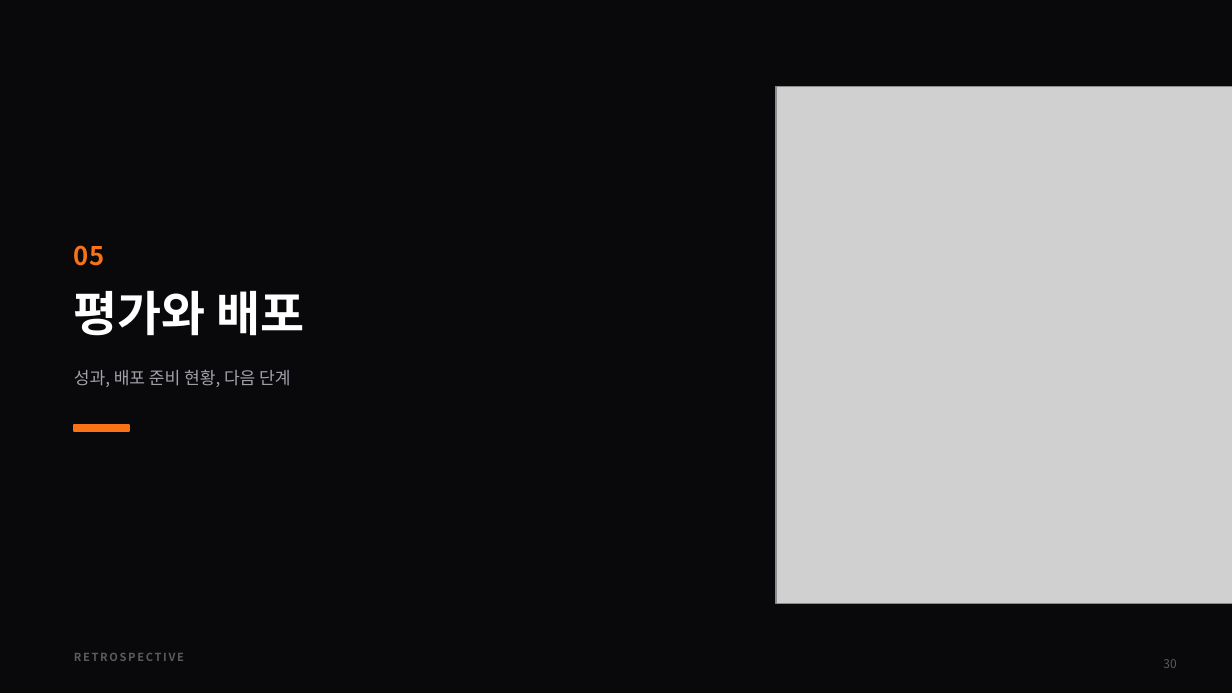
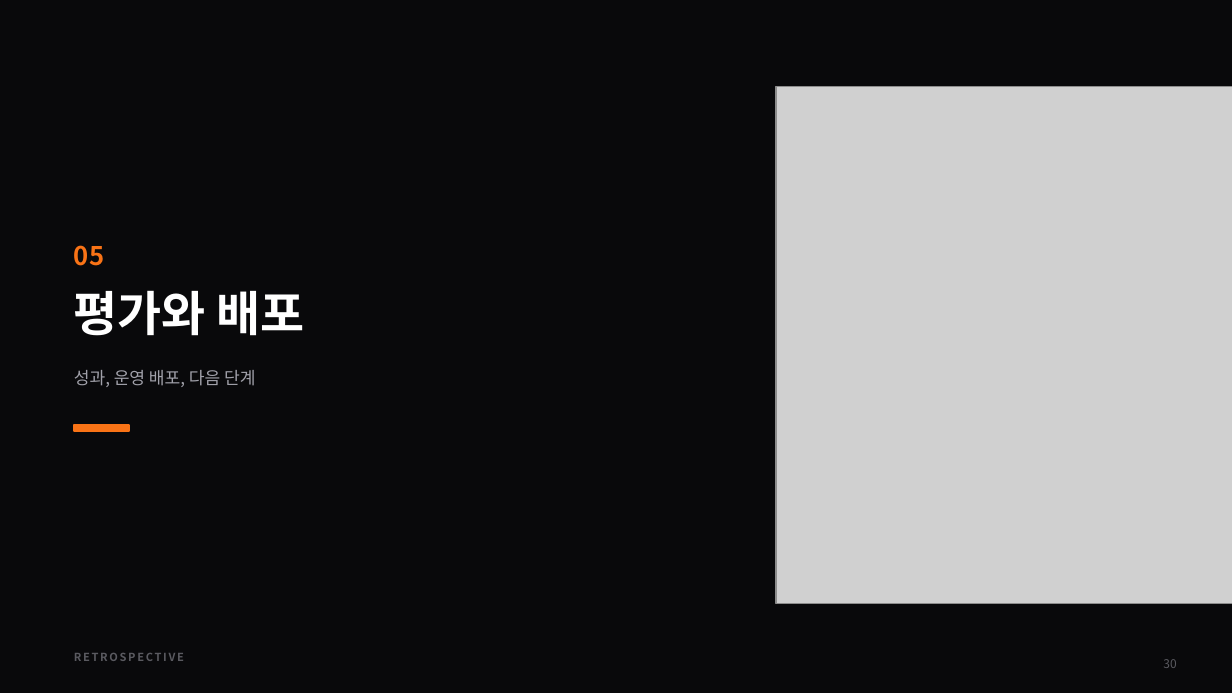
Before and after one commit to chean0830/guard-project, a slide deck: slide 30 of docs/portfolio/ProjectGuard_Portfolio.pptx. Drawn at 1232x693 pixels with LibreOffice and Linux fonts; fonts in the diff are those of the drawing; grey boxes stand for pictures. Boxes give left, top, right and bottom in pixels: in the first picture for what was removed or moved away, otherwise in the second. Text is boxed around its words. In the diff, an @@ line names an element or a change of style, - is before the commit and + after.

```diff
--- a/docs/portfolio/ProjectGuard_Portfolio.pptx
+++ b/docs/portfolio/ProjectGuard_Portfolio.pptx
@@ text at bbox=[74, 370, 255, 387]: text changed @@
-성과, 배포 준비 현황, 다음 단계
+성과, 운영 배포, 다음 단계
```
Also in this commit, not shown: 6 other slides changed, 9 other files.
